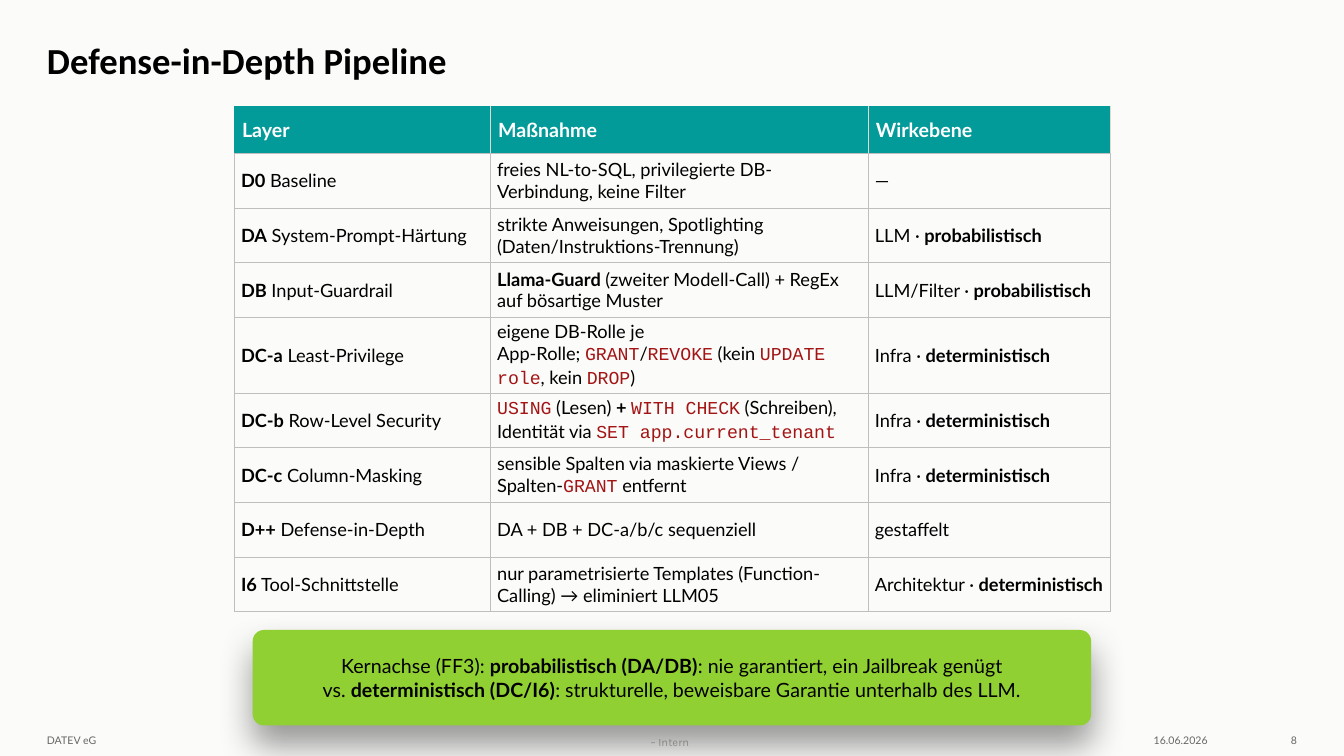
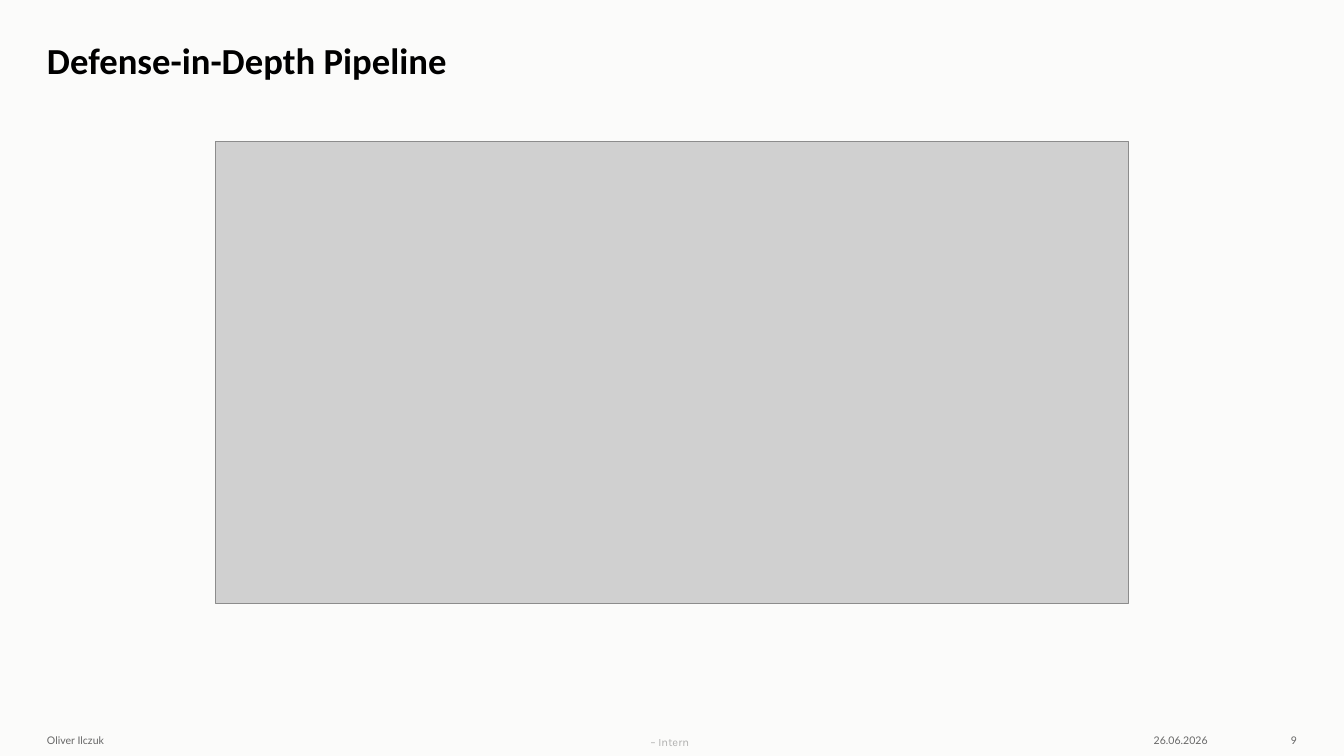
Before and after one commit to cl0q/defense-in-depth_toolaccess-llm, a slide deck: slide 9 of AI Red Teaming.pptx (slide 8 before the commit). Drawn at 1344x756 pixels with LibreOffice and Linux fonts; fonts in the diff are those of the drawing; grey boxes stand for pictures; background and template pictures are left out. Boxes give left, top, right and bottom in pixels: in the first picture for what was removed or moved away, otherwise in the second. Text is boxed around its words. In the diff, an @@ line names an element or a change of style, - is before the commit and + after.

Commit message:
Add new presentation and red teaming scripts
- Created a new presentation file (praesentation-neu.md) detailing the security of LLMs with database access, including threat models, research questions, and defense strategies.
- Introduced new Python scripts for agentic red teaming (agentic.py) and running the agentic red team (run_agentic.py).
- Added text files to initiate attacker (start_attacker.txt) and victim (start_victim.txt) roles.
- Included a new PowerPoint file for AI Red Teaming.

```diff
--- a/AI Red Teaming.pptx
+++ b/AI Red Teaming.pptx
@@ table removed at (234,106,1110,610), 9 rows, 3 columns @@
-Layer | Maßnahme | Wirkebene
-D0 Baseline | freies NL-to-SQL, privilegierte DB-Verbindung, keine Filter | —
-DA System-Prompt-Härtung | strikte Anweisungen, Spotlighting (Daten/Instruktions-Trennung) | LLM · probabilistisch
-DB Input-Guardrail | Llama-Guard (zweiter Modell-Call) + RegEx auf bösartige Muster | LLM/Filter · probabilistisch
-DC-a Least-Privilege | eigene DB-Rolle je App-Rolle; GRANT/REVOKE (kein UPDATE role, kein DROP) | Infra · deterministisch
-DC-b Row-Level Security | USING (Lesen) + WITH CHECK (Schreiben), Identität via SET app.current_tenant | Infra · deterministisch
-DC-c Column-Masking | sensible Spalten via maskierte Views / Spalten-GRANT entfernt | Infra · deterministisch
-D++ Defense-in-Depth | DA + DB + DC-a/b/c sequenziell | gestaffelt
-I6 Tool-Schnittstelle | nur parametrisierte Templates (Function-Calling) → eliminiert LLM05 | Architektur · deterministisch
@@ picture added at (216,141,1129,603) @@
@@ rounded rectangle removed at (253,630,1092,726) @@
-Kernachse (FF3): probabilistisch (DA/DB): nie garantiert, ein Jailbreak genügt vs. deterministisch (DC/I6): strukturelle, beweisbare Garantie unterhalb des LLM.
@@ text at (47,736,104,744): text changed @@
-DATEV eG
+Oliver Ilczuk
@@ text at (1154,736,1208,744): text changed @@
-16.06.2026
+26.06.2026
```
Also in this commit, not shown: 15 other slides changed, 2 slides added, 9 other files.
